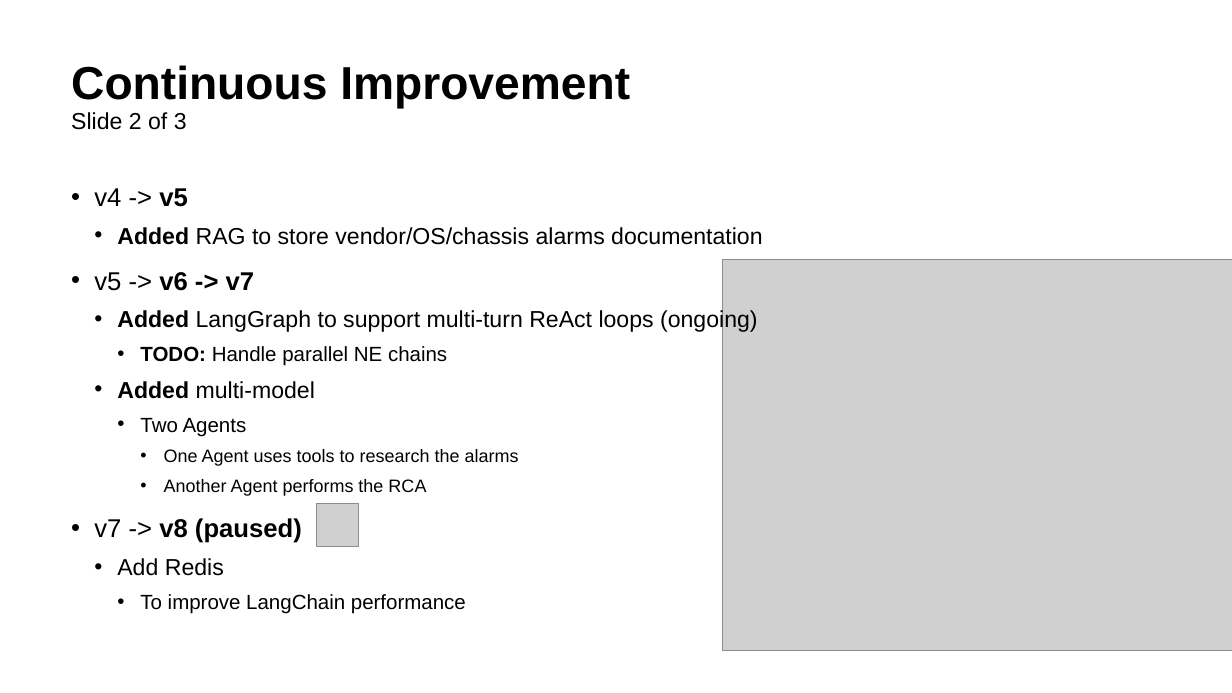
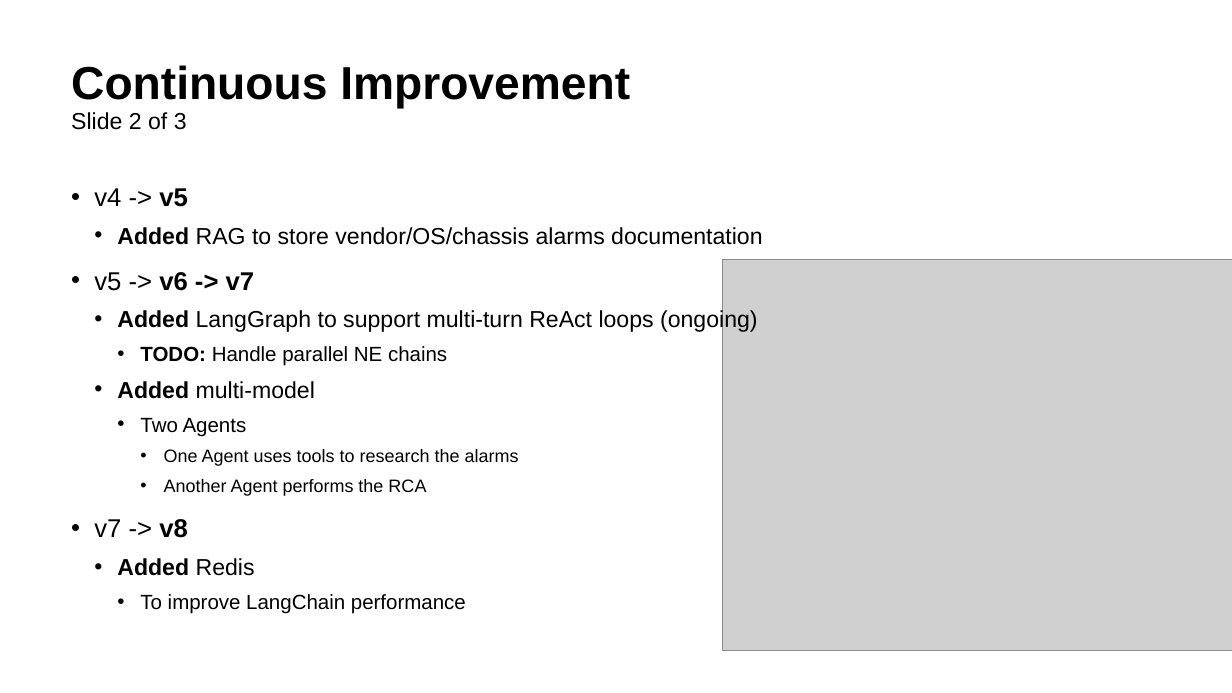
Before and after one commit to ml-rpirbhai/ai_network_rca_agent, a slide deck: slide 13 of Presentation.pptx. Drawn at 1232x693 pixels with LibreOffice and Linux fonts; fonts in the diff are those of the drawing; grey boxes stand for pictures. Boxes give left, top, right and bottom in pixels: in the first picture for what was removed or moved away, otherwise in the second. Text is boxed around its words. In the diff, an @@ line names an element or a change of style, - is before the commit and + after.

```diff
--- a/Presentation.pptx
+++ b/Presentation.pptx
@@ picture removed at (316,504,359,546) @@
@@ text at (94,519,255,576): text changed; size 20 to 18 pt @@
-• v7 -> v8 (paused)
-  • Add Redis
+• v7 -> v8
+  • Added Redis
```
Also in this commit, not shown: 1 other slide changed.
